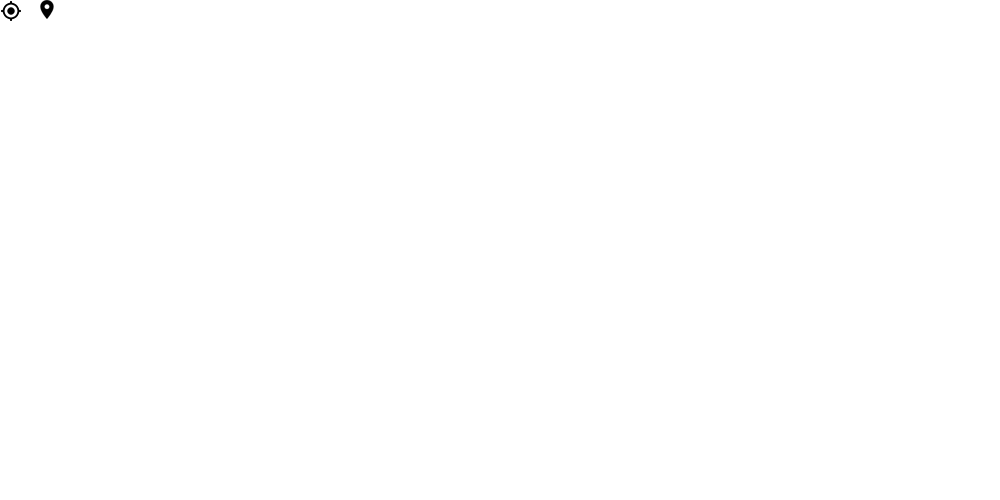
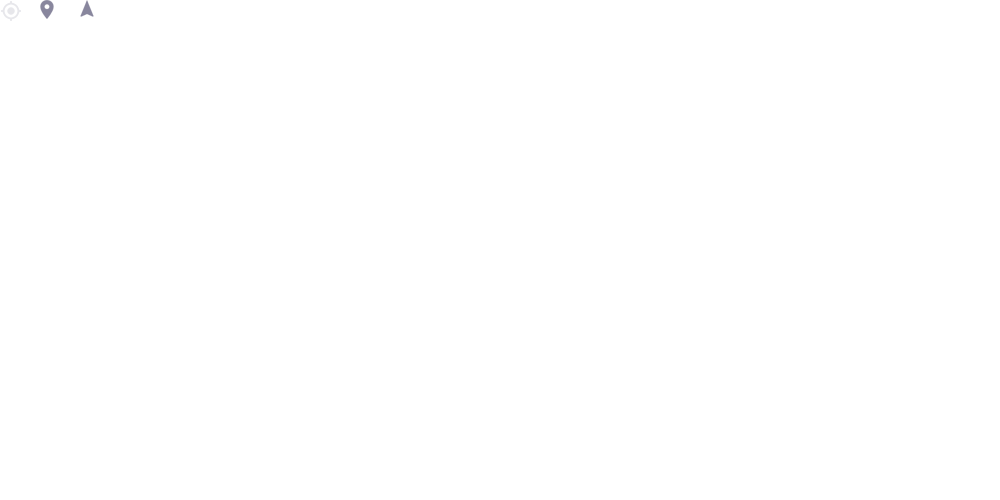
Revision of a layered 1000×500 image; what changed, layer by layer:
added layer "baseline_navigation_black_18dp" above "baseline_location_on_black_18dp" over [left=80, top=0, right=94, bottom=17]
